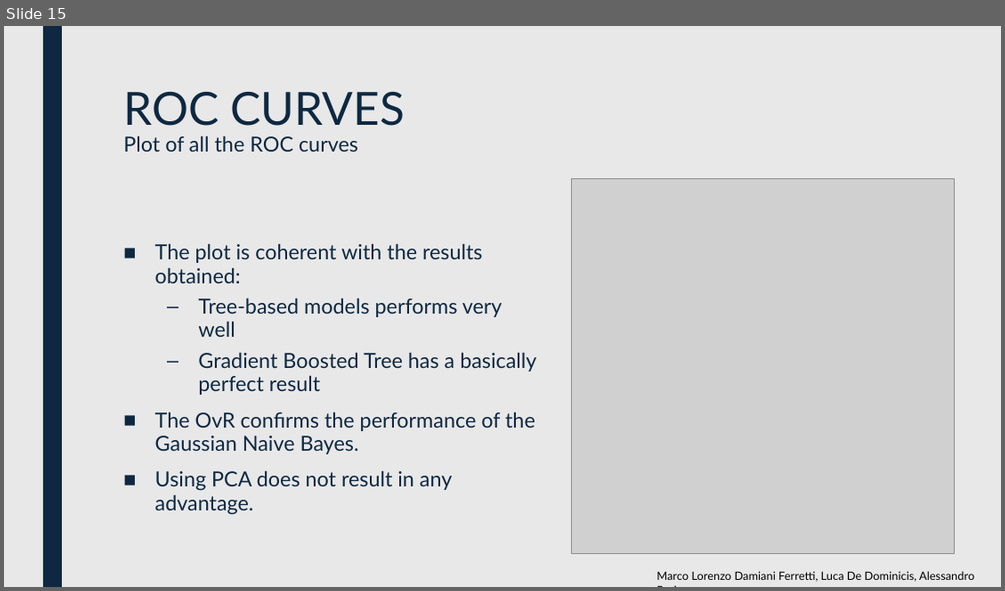
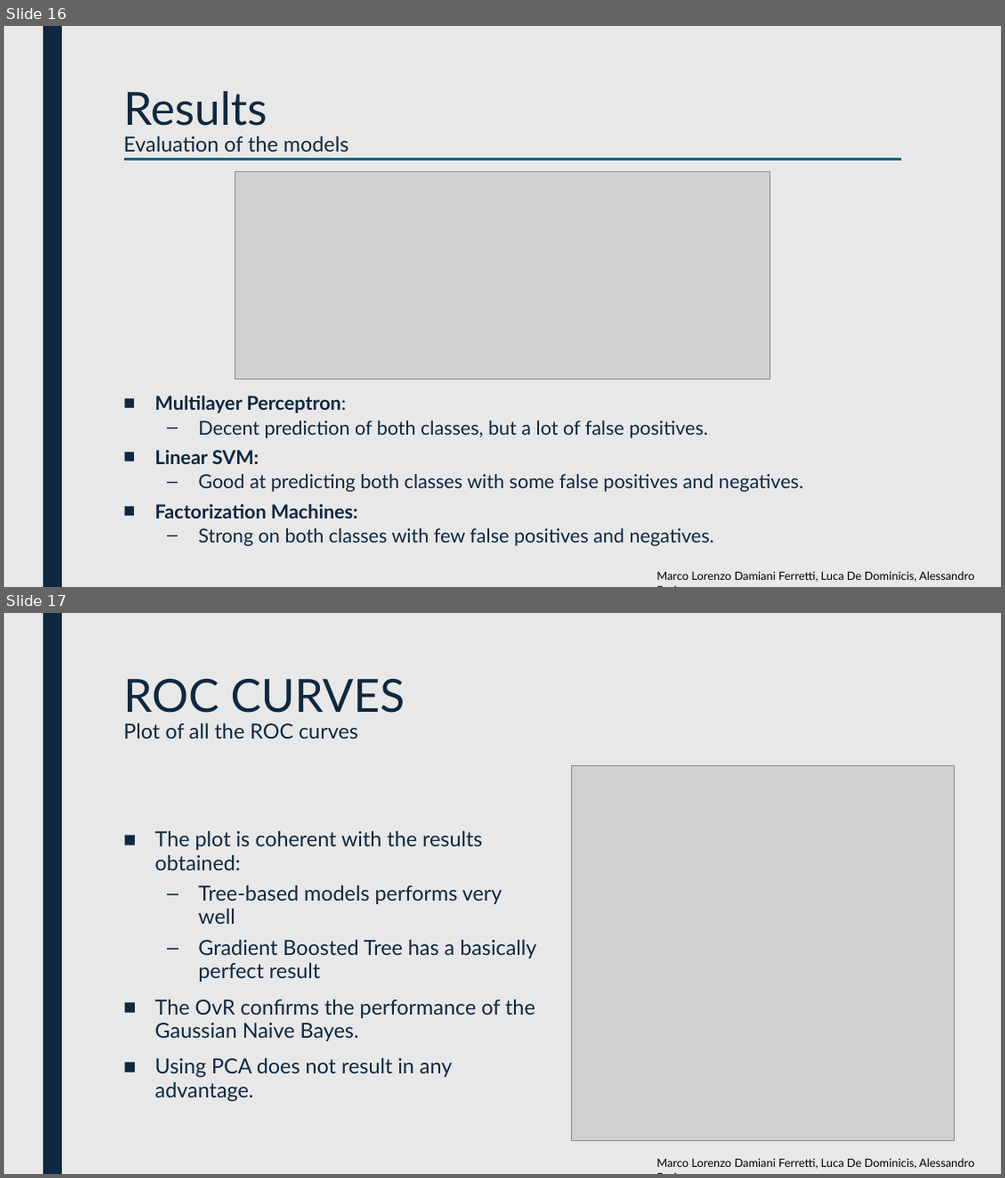
Before and after one commit to luca-de-dominicis/Big_Data_Analytics, a slide deck: BDA-Presentation.pptx. Shown one above the other, each under a label of ours: slide 15 before the commit, slides 16 and 17 after it. The pictures are 1005x591 and 1005x1178 pixels, drawn with LibreOffice and Linux fonts; fonts in the diff are those of the drawing; grey boxes stand for pictures. Boxes give left, top, right and bottom in pixels: in the first picture for what was removed or moved away, otherwise in the second. Text is boxed around its words. In the diff, an @@ line names an element or a change of style, - is before the commit and + after.

```diff
--- a/BDA-Presentation.pptx
+++ b/BDA-Presentation.pptx
@@ slide 16 added at (4,26,1001,587), background #E8E8E8; not listed: 1 template element that a slide beside it also shows @@
@@ title added at (123,91,349,151), 20 pt, text #0E2841 @@
+Results
+Evaluation of the models
@@ line added from (124, 160) to (901, 160), #156082 2.75 pt @@
@@ picture added at (235,172,769,378) @@
@@ text added at (155,395,803,546), 18.5 pt, text #0E2841 @@
+■ Multilayer Perceptron:
+  – Decent prediction of both classes, but a lot of false positives.
+■ Linear SVM:
+  – Good at predicting both classes with some false positives and negatives.
+■ Factorization Machines:
+  – Strong on both classes with few false positives and negatives.
@@ text added at (656,571,974,581), 11 pt, text #000000 @@
+Marco Lorenzo Damiani Ferretti, Luca De Dominicis, Alessandro Pasi
@@ what was slide 15 is now slide 17 @@
```
Also in this commit, not shown: 3 slides changed, 1 other slide added.
